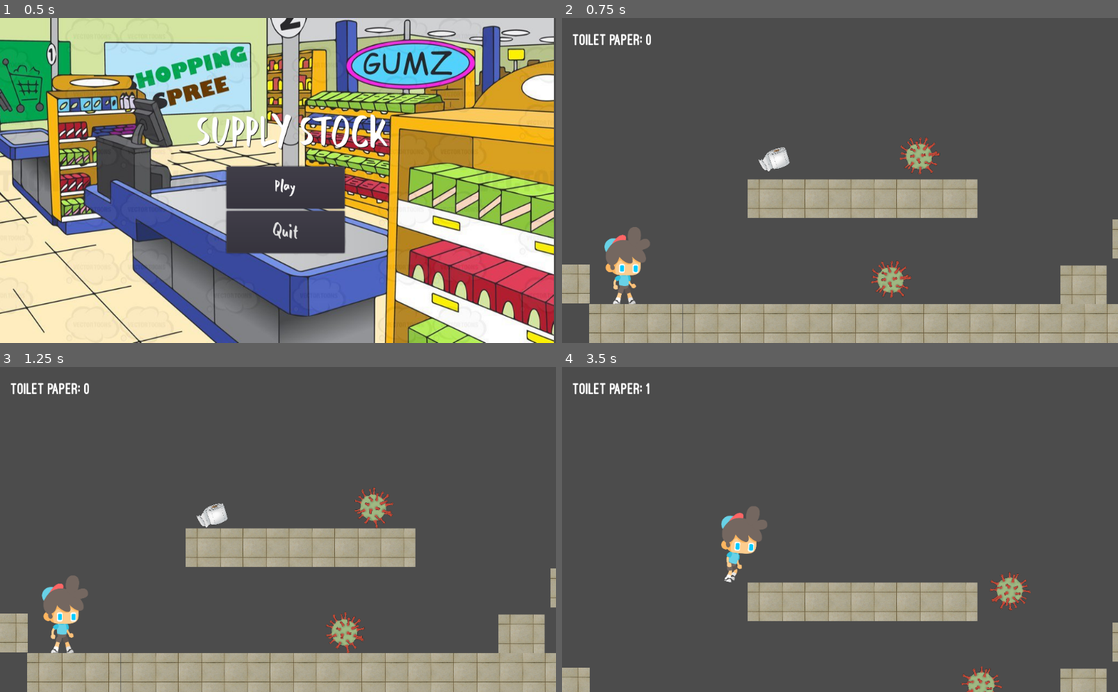
Above: before the commit, frames 1-4 (two rows, left to right).
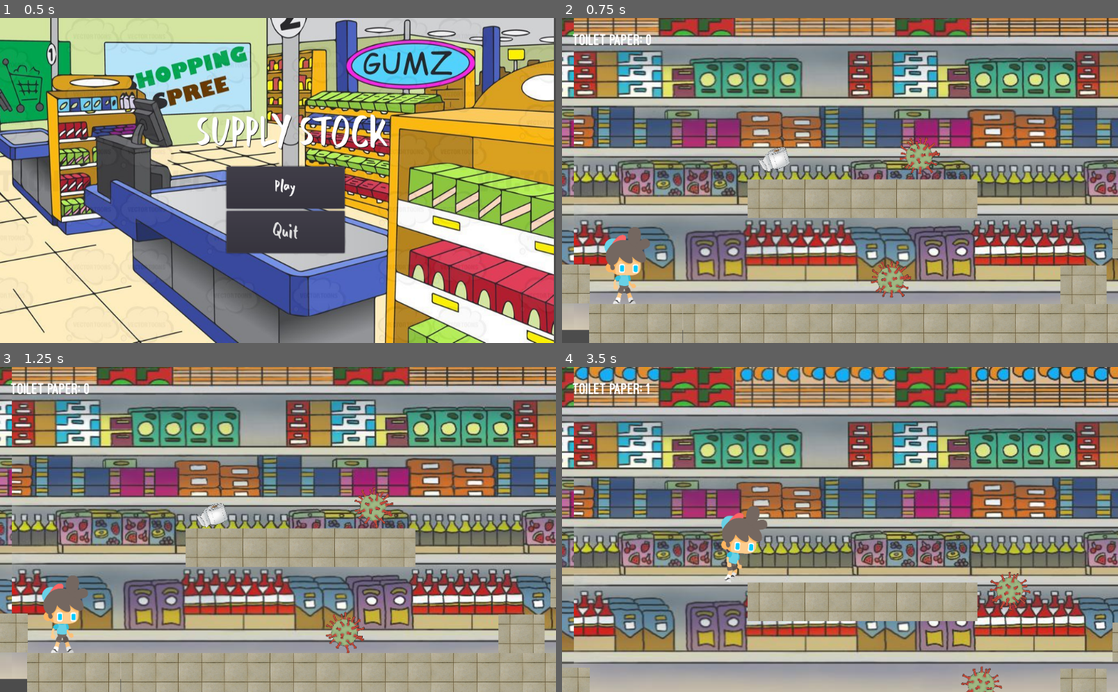
Above: after the commit, the same moments.

Repository: moomurrs/Final-Project
Game: Godot game, scene res://Scenes/MainScreen.tscn
Two runs of this game, one before a commit and one after it. Both use one fixed random seed, a clock stepped at 60 frames per second and the inputs below.
Inputs:
- Up to frame 1 (0.5 s): no input
- Up to frame 2 (0.75 s): click "Play" at 0.5 s
- Up to frame 3 (1.25 s): no input
- Up to frame 4 (3.5 s): hold Right (ui_right) 1.28-2.78 s; tap Up (ui_up) at 1.52, 2.27 s; hold Left (ui_left) from 2.78 s (still down)

Frame 1 is identical in both runs. In frame 2, 71% of the frame differs, in the area x 0-100%, y 0-97%; in frame 3, 71%; in frame 4, 83%, in the area x 0-100%, y 0-100%.

Commit message:
parallex background

Diff:
--- a/Scenes/World.tscn
+++ b/Scenes/World.tscn
@@ -10,6 +10,7 @@
 [ext_resource path="res://Assets/door.PNG" type="Texture" id=8]
 [ext_resource path="res://Assets/Sounds/256570__sjnewton__sneeze.wav" type="AudioStream" id=9]
 [ext_resource path="res://Assets/Sounds/background.wav" type="AudioStream" id=10]
+[ext_resource path="res://Assets/GroceryAisle.jpg" type="Texture" id=11]
 
 [sub_resource type="DynamicFont" id=1]
 size = 30
@@ -122,6 +123,18 @@
 [node name="background" type="AudioStreamPlayer" parent="Sounds"]
 stream = ExtResource( 10 )
 autoplay = true
+
+[node name="ParallaxBackground" type="ParallaxBackground" parent="."]
+scroll_base_scale = Vector2( 0.4, 0.4 )
+
+[node name="ParallaxLayer" type="ParallaxLayer" parent="ParallaxBackground"]
+motion_mirroring = Vector2( 1500, 0 )
+
+[node name="Sprite" type="Sprite" parent="ParallaxBackground/ParallaxLayer"]
+position = Vector2( 2.50079, -173.869 )
+scale = Vector2( 1.5, 1.5 )
+texture = ExtResource( 11 )
+centered = false
 [connection signal="scoreUpdate" from="Player" to="HUD" method="_on_Player_scoreUpdate"]
 [connection signal="timeout" from="EnemyTimer" to="." method="_on_EnemyTimer_timeout"]
 [connection signal="body_entered" from="Area2D" to="Player" method="_on_Area2D_body_entered"]
Not shown: 1 places in Scenes/World.tscn that only renumber resources
